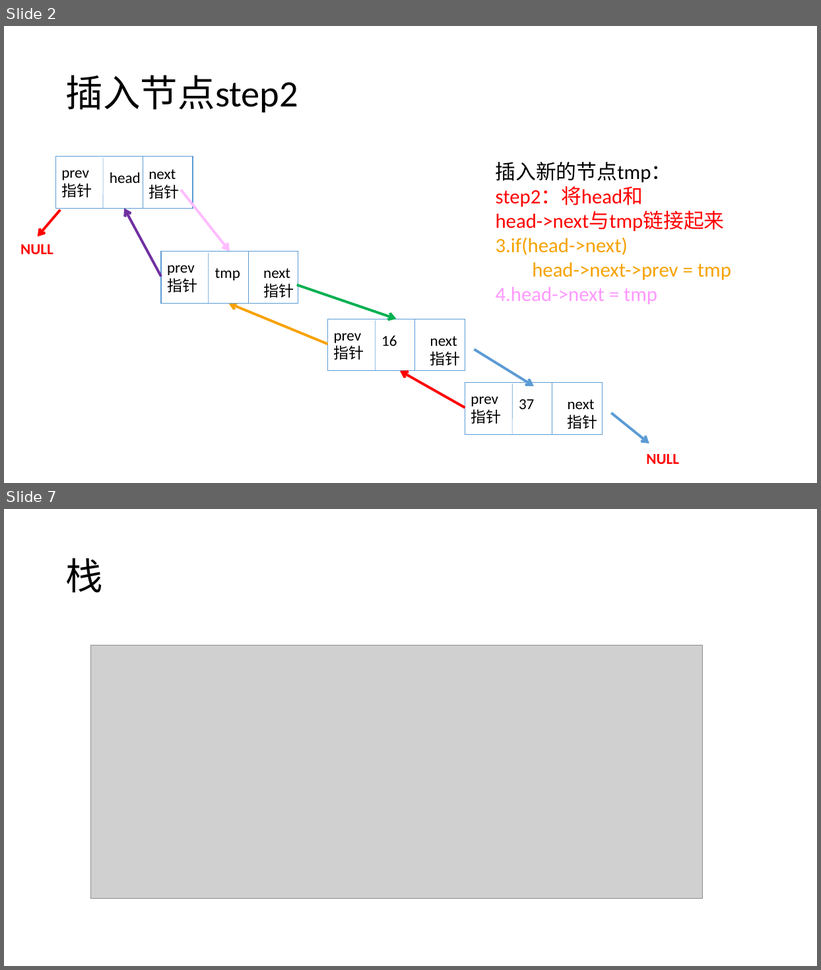
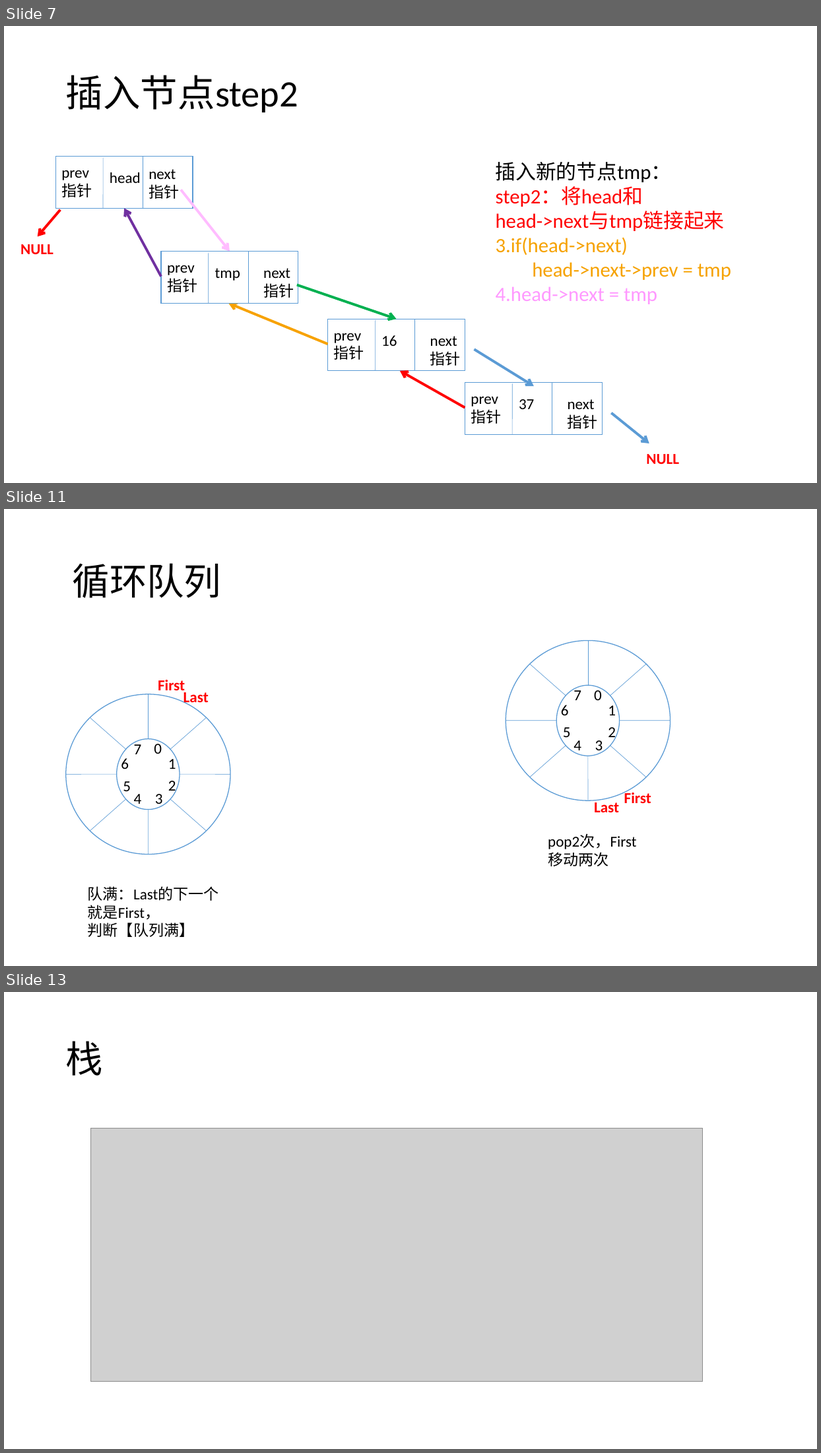
Before and after one commit to Waynefn/cpp_ds_algo, a slide deck: ppt.pptx. Shown one above the other, each under a label of ours: slides 2 and 7 before the commit, slides 7, 11 and 13 after it; the slides between them are not shown. The pictures are 821x970 and 821x1453 pixels, drawn with LibreOffice and Linux fonts; fonts in the diff are those of the drawing; grey boxes stand for pictures. Boxes give left, top, right and bottom in pixels: in the first picture for what was removed or moved away, otherwise in the second. Text is boxed around its words. In the diff, an @@ line names an element or a change of style, - is before the commit and + after.

```diff
--- a/ppt.pptx
+++ b/ppt.pptx
@@ slide 11 added at [4,509,817,966], background #FFFFFF @@
@@ title added at [73,563,222,598], 44 pt, text #000000 @@
+循环队列
@@ group added at [65,680,230,937]: 11 texts, 8 lines, 2 ellipses @@
+0
+5
+4
+2
+3
+7
+6
+1
+队满：Last的下一个就是First，
+判断【队列满】
+First
+Last
@@ group added at [506,641,671,850]: 11 texts, 8 lines, 2 ellipses @@
+0
+5
+4
+2
+3
+7
+6
+1
+pop2次，First移动两次
+First
+Last
@@ what was slide 2 is now slide 7 @@
@@ what was slide 7 is now slide 13 @@
```
Also in this commit, not shown: 6 slides changed, 7 other slides added, 3 other files.
